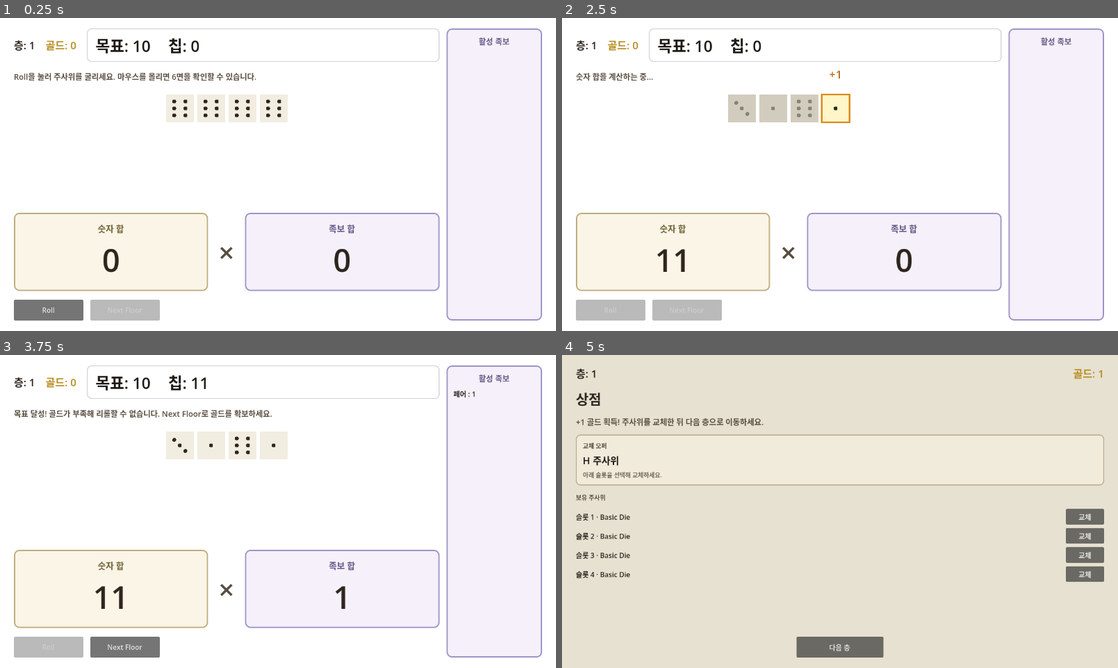
Above: before the commit, frames 1-4 (two rows, left to right).
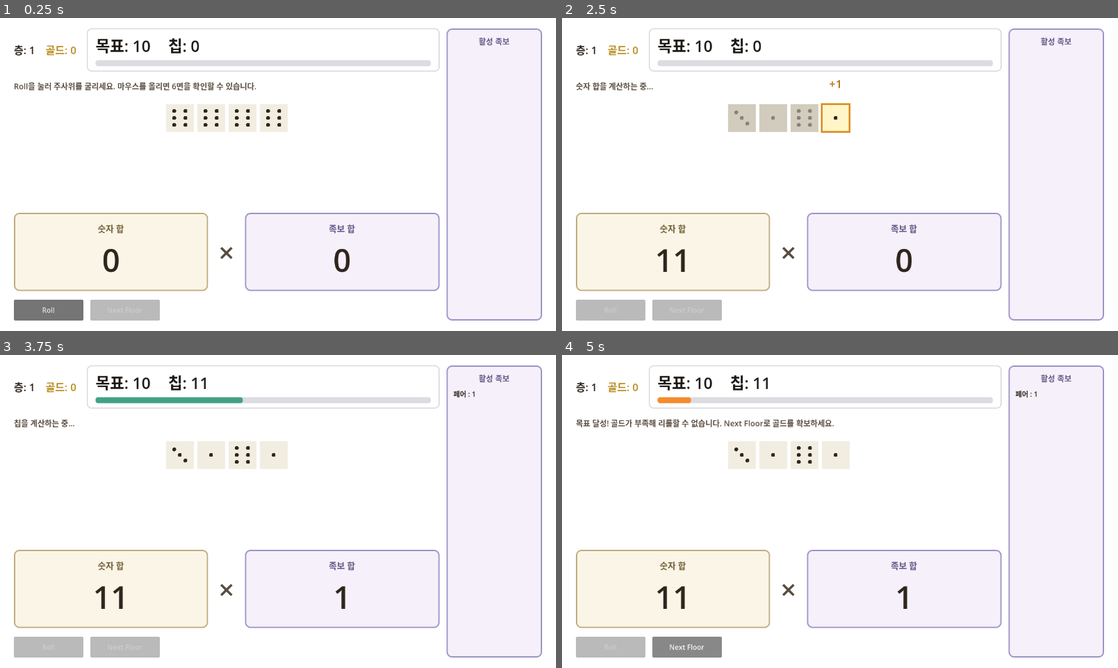
Above: after the commit, the same moments.

Repository: NyongNyongNyong/cat_dice_game
Game: Godot game, scene res://scenes/game/main.tscn
Same seed, same stepped clock (60 frames per second), same inputs: the game is played once before the commit and once after it.
Inputs (mouse positions are in pixels of both pictures, inside the frame that each line leads up to):
- Up to frame 1 (0.25 s): no input
- Up to frame 2 (2.5 s): click "Roll" at 0.5 s; move the mouse to (739, 108) at 1.27 s; click (739, 108) at 1.42 s; move the mouse to (773, 108) at 2.02 s; click (773, 108) at 2.17 s
- Up to frame 3 (3.75 s): tap Enter at 2.75 s; move the mouse to (244, 445) at 2.77 s; click (244, 445) at 2.92 s; move the mouse to (272, 445) at 3.52 s; click (272, 445) at 3.67 s
- Up to frame 4 (5 s): click (684, 646) at 4.25 s, where only the run before the commit has a clickable "Next Floor"

The runs differ from the first frame. In frame 1, 3.9% of the frame differs, in the area x 2-79%, y 7-37%; in frame 2, 3.1%; in frame 3, 4.3%; in frame 4, 89%, in the area x 0-100%, y 0-100%.

Commit message:
feat: animate target progress rewards

Diff:
--- a/game/scenes/game/run_scene.tscn
+++ b/game/scenes/game/run_scene.tscn
@@ -23,6 +23,20 @@
 corner_radius_bottom_right = 10
 corner_radius_bottom_left = 10
 
+[sub_resource type="StyleBoxFlat" id="StyleBoxFlat_target_progress_bg"]
+bg_color = Color(0.86, 0.86, 0.88, 1)
+corner_radius_top_left = 6
+corner_radius_top_right = 6
+corner_radius_bottom_right = 6
+corner_radius_bottom_left = 6
+
+[sub_resource type="StyleBoxFlat" id="StyleBoxFlat_target_progress_fill"]
+bg_color = Color(0.26, 0.63, 0.52, 1)
+corner_radius_top_left = 6
+corner_radius_top_right = 6
+corner_radius_bottom_right = 6
+corner_radius_bottom_left = 6
+
 [sub_resource type="StyleBoxFlat" id="StyleBoxFlat_roll_slot"]
 content_margin_left = 20.0
 content_margin_top = 20.0
@@ -142,21 +156,34 @@
 size_flags_horizontal = 3
 theme_override_styles/panel = SubResource("StyleBoxFlat_header_score")
 
-[node name="ScoreHeaderRow" type="HBoxContainer" parent="MarginContainer/VBox/Header/ScoreHeaderPanel" unique_id=1499307373]
+[node name="ScoreHeaderStack" type="VBoxContainer" parent="MarginContainer/VBox/Header/ScoreHeaderPanel"]
+layout_mode = 2
+theme_override_constants/separation = 8
+
+[node name="ScoreHeaderRow" type="HBoxContainer" parent="MarginContainer/VBox/Header/ScoreHeaderPanel/ScoreHeaderStack" unique_id=1499307373]
 layout_mode = 2
 theme_override_constants/separation = 40
 
-[node name="TargetScoreLabel" type="Label" parent="MarginContainer/VBox/Header/ScoreHeaderPanel/ScoreHeaderRow" unique_id=1132366468]
+[node name="TargetScoreLabel" type="Label" parent="MarginContainer/VBox/Header/ScoreHeaderPanel/ScoreHeaderStack/ScoreHeaderRow" unique_id=1132366468]
 layout_mode = 2
 theme_override_colors/font_color = Color(0.12, 0.1, 0.08, 1)
 theme_override_font_sizes/font_size = 36
 text = "목표: 10"
 
-[node name="CurrentScoreLabel" type="Label" parent="MarginContainer/VBox/Header/ScoreHeaderPanel/ScoreHeaderRow" unique_id=716763979]
+[node name="CurrentScoreLabel" type="Label" parent="MarginContainer/VBox/Header/ScoreHeaderPanel/ScoreHeaderStack/ScoreHeaderRow" unique_id=716763979]
 layout_mode = 2
 theme_override_colors/font_color = Color(0.12, 0.1, 0.08, 1)
 theme_override_font_sizes/font_size = 36
 text = "칩: 0"
+
+[node name="TargetProgressBar" type="ProgressBar" parent="MarginContainer/VBox/Header/ScoreHeaderPanel/ScoreHeaderStack"]
+custom_minimum_size = Vector2(0, 14)
+layout_mode = 2
+size_flags_horizontal = 3
+max_value = 10.0
+show_percentage = false
+theme_override_styles/background = SubResource("StyleBoxFlat_target_progress_bg")
+theme_override_styles/fill = SubResource("StyleBoxFlat_target_progress_fill")
 
 [node name="StatusLabel" type="Label" parent="MarginContainer/VBox" unique_id=1293270232]
 layout_mode = 2
--- a/game/scripts/ui/run_scene.gd
+++ b/game/scripts/ui/run_scene.gd
@@ -1,11 +1,25 @@
 extends Control
 
 const DICE_SCENE := preload("res://scenes/dice/dice.tscn")
+const TARGET_PROGRESS_COLORS: Array[Color] = [
+	Color(0.26, 0.63, 0.52, 1.0),
+	Color(0.95, 0.55, 0.18, 1.0),
+	Color(0.93, 0.78, 0.22, 1.0),
+	Color(0.25, 0.58, 0.9, 1.0),
+	Color(0.55, 0.38, 0.88, 1.0),
+	Color(0.9, 0.28, 0.45, 1.0),
+]
+const TARGET_PROGRESS_FULL_DURATION := 0.38
+const TARGET_PROGRESS_PARTIAL_MIN_DURATION := 0.16
+const TARGET_PROGRESS_SEGMENT_PAUSE := 0.08
+const TARGET_PROGRESS_MAX_SEGMENTS := 24
+const TARGET_REWARD_FLOAT_DURATION := 0.62
 
 @onready var _floor_label: Label = $MarginContainer/VBox/Header/FloorLabel
 @onready var _gold_label: Label = $MarginContainer/VBox/Header/GoldLabel
-@onready var _target_label: Label = $MarginContainer/VBox/Header/ScoreHeaderPanel/ScoreHeaderRow/TargetScoreLabel
-@onready var _current_label: Label = $MarginContainer/VBox/Header/ScoreHeaderPanel/ScoreHeaderRow/CurrentScoreLabel
+@onready var _target_label: Label = $MarginContainer/VBox/Header/ScoreHeaderPanel/ScoreHeaderStack/ScoreHeaderRow/TargetScoreLabel
+@onready var _current_label: Label = $MarginContainer/VBox/Header/ScoreHeaderPanel/ScoreHeaderStack/ScoreHeaderRow/CurrentScoreLabel
+@onready var _target_progress_bar: ProgressBar = $MarginContainer/VBox/Header/ScoreHeaderPanel/ScoreHeaderStack/TargetProgressBar
 @onready var _status_label: Label = $MarginContainer/VBox/StatusLabel
 @onready var _roll_slot: Control = $MarginContainer/VBox/RollPhaseSlot
 @onready var _dice_row: Control = $MarginContainer/VBox/DiceRow
@@ -28,6 +42,8 @@
 var _dice_views: Array[Control] = []
 var _hovered_dice_index := -1
 var _score_after_reroll := false
+var _is_animating_target_progress := false
+var _target_progress_tween: Tween
 
 
 func _ready() -> void:
@@ -136,8 +152,11 @@
 	_score_after_reroll = false
 	var rerolled_index := _round.last_rerolled_die_index if hands_only else -1
 	await _score_presenter.play(evaluation, hands_only, rerolled_index, _round.dice_faces)
+	_is_animating_target_progress = true
+	RunManager.set_score(evaluation.total_score)
+	await _animate_target_progress(evaluation.total_score)
+	_is_animating_target_progress = false
 	_round.complete_score_presentation()
-	RunManager.set_score(evaluation.total_score)
 	_show_dice_faces(_round.dice_faces, evaluation.dice_values)
 	_clear_dice_selection()
 	_reroll_preview_presenter.set_active(_can_hover_dice_faces())
@@ -235,6 +254,9 @@
 
 func _on_round_reset() -> void:
 	_score_after_reroll = false
+	_is_animating_target_progress = false
+	if _target_progress_tween != null:
+		_target_progress_tween.kill()
 	_reroll_preview_presenter.set_active(false)
 	_reroll_preview_presenter.hide_preview()
 	_roll_slot.visible = false
@@ -276,6 +298,8 @@
 	_target_label.text = "목표: %d" % RunManager.target_score
 	_current_label.text = "칩: %d" % RunManager.current_score
 	_gold_label.text = "골드: %d" % RunManager.gold
+	if not _is_animating_target_progress:
+		_update_target_progress()
 	_roll_button.disabled = not _round.can_roll() or RunManager.run_finished
 	_next_floor_button.disabled = (
 		not _round.can_advance_floor()
@@ -284,6 +308,134 @@
 	)
 	_reroll_preview_presenter.set_active(_can_hover_dice_faces())
 	_update_status()
+
+
+func _update_target_progress() -> void:
+	var segments := _build_target_progress_segments(RunManager.current_score)
+	if segments.is_empty():
+		_apply_target_progress_segment(0, maxi(RunManager.target_score, 1), 0)
+		return
+
+	var last_segment: Dictionary = segments.back()
+	_apply_target_progress_segment(
+		int(last_segment["color_index"]),
+		int(last_segment["max_value"]),
+		int(last_segment["value"]),
+	)
+
+
+func _animate_target_progress(score: int) -> void:
+	if _target_progress_tween != null:
+		_target_progress_tween.kill()
+
+	var segments := _build_target_progress_segments(score)
+	if segments.is_empty():
+		_apply_target_progress_segment(0, maxi(RunManager.target_score, 1), 0)
+		return
+
+	for i in segments.size():
+		var segment: Dictionary = segments[i]
+		var color_index := int(segment["color_index"])
+		var max_value := int(segment["max_value"])
+		var value := int(segment["value"])
+		_apply_target_progress_segment(color_index, max_value, 0)
+		if value <= 0:
+			continue
+
+		_target_progress_tween = create_tween()
+		_target_progress_tween.set_trans(Tween.TRANS_CUBIC)
+		_target_progress_tween.set_ease(Tween.EASE_OUT)
+		var fill_ratio := clampf(float(value) / float(max_value), 0.0, 1.0)
+		var duration := lerpf(
+			TARGET_PROGRESS_PARTIAL_MIN_DURATION,
+			TARGET_PROGRESS_FULL_DURATION,
+			fill_ratio
+		)
+		_target_progress_tween.tween_property(_target_progress_bar, "value", float(value), duration)
+		await _target_progress_tween.finished
+
+		if value >= max_value:
+			_show_target_reward_float(color_index + 1)
+
+		if value >= max_value and i < segments.size() - 1:
+			await get_tree().create_timer(TARGET_PROGRESS_SEGMENT_PAUSE).timeout
+
+
+func _build_target_progress_segments(score: int) -> Array[Dictionary]:
+	var target := maxi(RunManager.target_score, 1)
+	if score <= 0:
+		return []
+
+	var segments: Array[Dictionary] = []
+	var lower := 0
+	var upper := target
+	var color_index := 0
+	while lower < score and segments.size() < TARGET_PROGRESS_MAX_SEGMENTS:
+		var segment_max := maxi(upper - lower, 1)
+		var segment_value := clampi(score - lower, 0, segment_max)
+		segments.append({
+			"color_index": color_index,
+			"max_value": segment_max,
+			"value": segment_value,
+		})
+
+		lower = upper
+		upper = int(round(float(upper) * GoldCalculator.DEFAULT_THRESHOLD_RATIO))
+		if upper <= lower:
+			upper = lower + target
+		color_index += 1
+
+	return segments
+
+
+func _apply_target_progress_segment(color_index: int, max_value: int, value: int) -> void:
+	_target_progress_bar.max_value = float(maxi(max_value, 1))
+	_target_progress_bar.value = clampf(float(value), 0.0, _target_progress_bar.max_value)
+	var fill_style := StyleBoxFlat.new()
+	fill_style.bg_color = TARGET_PROGRESS_COLORS[color_index % TARGET_PROGRESS_COLORS.size()]
+	fill_style.corner_radius_top_left = 6
+	fill_style.corner_radius_top_right = 6
+	fill_style.corner_radius_bottom_right = 6
+	fill_style.corner_radius_bottom_left = 6
+	_target_progress_bar.add_theme_stylebox_override("fill", fill_style)
+	# TODO: Add a stronger over-target burst when a full extra segment completes.
+
+
+func _show_target_reward_float(reward_amount: int) -> void:
+	var reward_label := Label.new()
+	reward_label.text = "+%d 골드" % reward_amount
+	reward_label.mouse_filter = Control.MOUSE_FILTER_IGNORE
+	reward_label.horizontal_alignment = HORIZONTAL_ALIGNMENT_CENTER
+	reward_label.vertical_alignment = VERTICAL_ALIGNMENT_CENTER
+	reward_label.custom_minimum_size = Vector2(96, 28)
+	reward_label.size = reward_label.custom_minimum_size
+	reward_label.pivot_offset = reward_label.size * 0.5
+	reward_label.add_theme_font_size_override("font_size", 22)
+	reward_label.add_theme_color_override("font_color", Color(0.98, 0.72, 0.18, 1.0))
+	reward_label.add_theme_color_override("font_outline_color", Color(0.18, 0.12, 0.04, 1.0))
+	reward_label.add_theme_constant_override("outline_size", 4)
+	add_child(reward_label)
+
+	var start_position := (
+		_target_progress_bar.global_position
+		+ Vector2((_target_progress_bar.size.x - reward_label.size.x) * 0.5, -32.0)
+	)
+	reward_label.global_position = start_position
+	reward_label.modulate = Color(1, 1, 1, 0)
+	reward_label.scale = Vector2(0.92, 0.92)
+
+	var tween := create_tween()
+	tween.set_parallel(true)
+	tween.tween_property(reward_label, "global_position", start_position + Vector2(0, -34), TARGET_REWARD_FLOAT_DURATION)\
+		.set_trans(Tween.TRANS_CUBIC)\
+		.set_ease(Tween.EASE_OUT)
+	tween.tween_property(reward_label, "scale", Vector2(1.08, 1.08), 0.16)\
+		.set_trans(Tween.TRANS_BACK)\
+		.set_ease(Tween.EASE_OUT)
+	tween.tween_property(reward_label, "modulate:a", 1.0, 0.12)
+	tween.tween_property(reward_label, "modulate:a", 0.0, 0.2)\
+		.set_delay(TARGET_REWARD_FLOAT_DURATION - 0.2)
+	tween.finished.connect(reward_label.queue_free)
 
 
 func _can_hover_dice_faces() -> bool:
